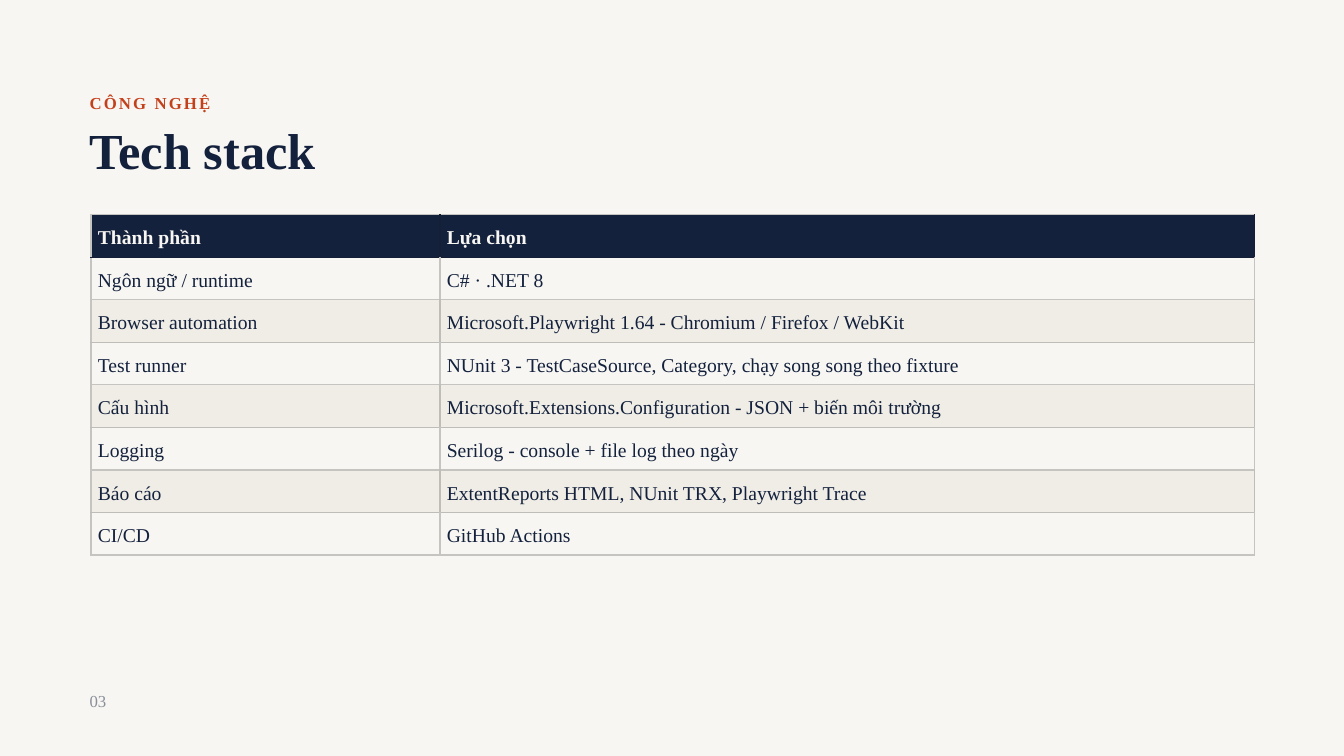
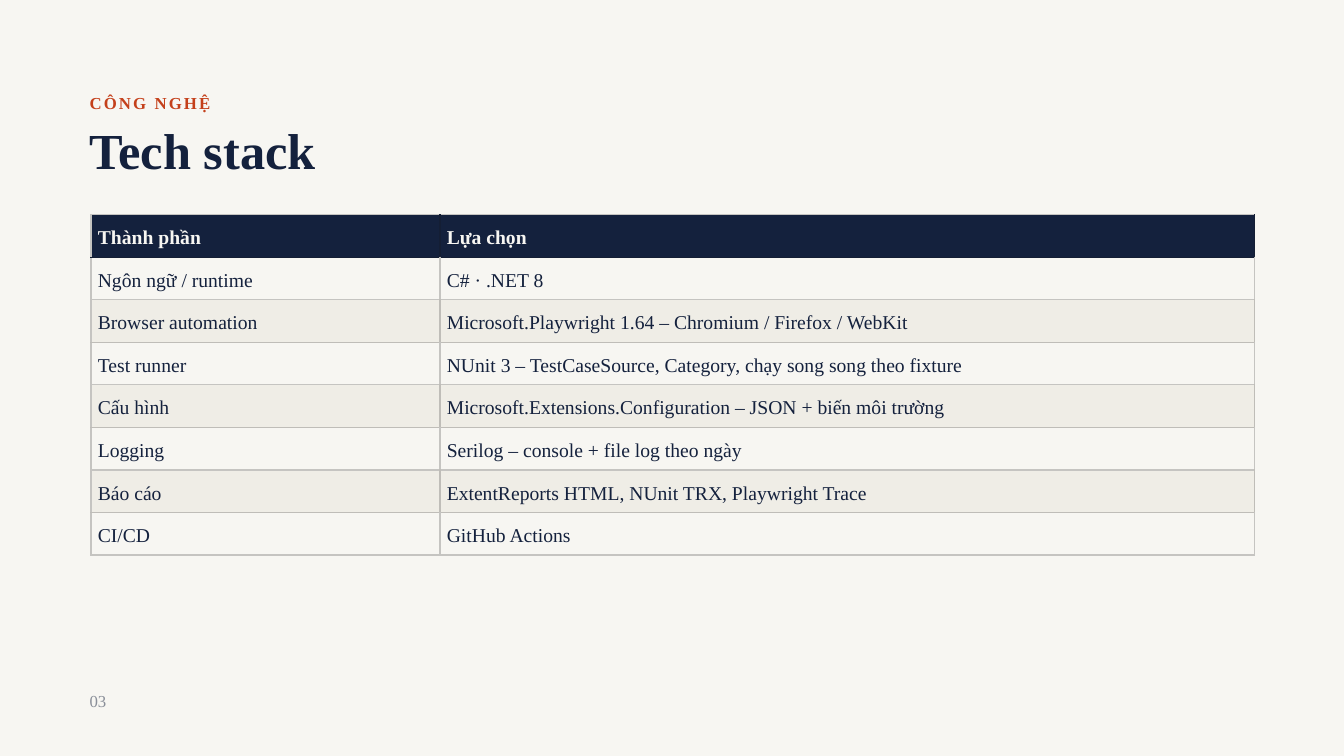
Before and after one commit to kh4nhNLK7068/CapstonePlaywrightTesting19, a slide deck: slide 3 of docs/Capstone Automation - Movie Booking.pptx. Drawn at 1344x756 pixels with LibreOffice and Linux fonts; fonts in the diff are those of the drawing. Boxes give left, top, right and bottom in pixels: in the first picture for what was removed or moved away, otherwise in the second. Text is boxed around its words. In the diff, an @@ line names an element or a change of style, - is before the commit and + after.

Commit message:
Add new test cases and KnownDefect category
- Updated `appsettings.json` to include test account credentials.
- Added `TC_BK_10` and `TC_BK_11` test cases in `BookingTests.cs`:
  - `TC_BK_10`: Tests booking multiple seats in one transaction.
  - `TC_BK_11`: Tests summary reset after booking (marked as KnownDefect).
- Introduced `KnownDefect` category in `TestCategories.cs` for tests of confirmed bugs.
- Updated `README.md`:
  - Reflected new test cases and KnownDefect category.
  - Documented `BUG-01` and `BUG-02` in the bug tracking section.
  - Added instructions for excluding KnownDefect tests during runs.
- Updated `TestCases.xlsx` and `Capstone Automation - Movie Booking.pptx` to reflect new test cases and bug details.

```diff
--- a/docs/Capstone Automation - Movie Booking.pptx
+++ b/docs/Capstone Automation - Movie Booking.pptx
@@ table at [91, 215, 1254, 556] @@
-row 3, column 2: Microsoft.Playwright 1.64 - Chromium / Firefox / WebKit
+row 3, column 2: Microsoft.Playwright 1.64 – Chromium / Firefox / WebKit
-row 4, column 2: NUnit 3 - TestCaseSource, Category, chạy song song theo fixture
+row 4, column 2: NUnit 3 – TestCaseSource, Category, chạy song song theo fixture
-row 5, column 2: Microsoft.Extensions.Configuration - JSON + biến môi trường
+row 5, column 2: Microsoft.Extensions.Configuration – JSON + biến môi trường
-row 6, column 2: Serilog - console + file log theo ngày
+row 6, column 2: Serilog – console + file log theo ngày
```
Also in this commit, not shown: 9 other slides changed, 5 other files.
